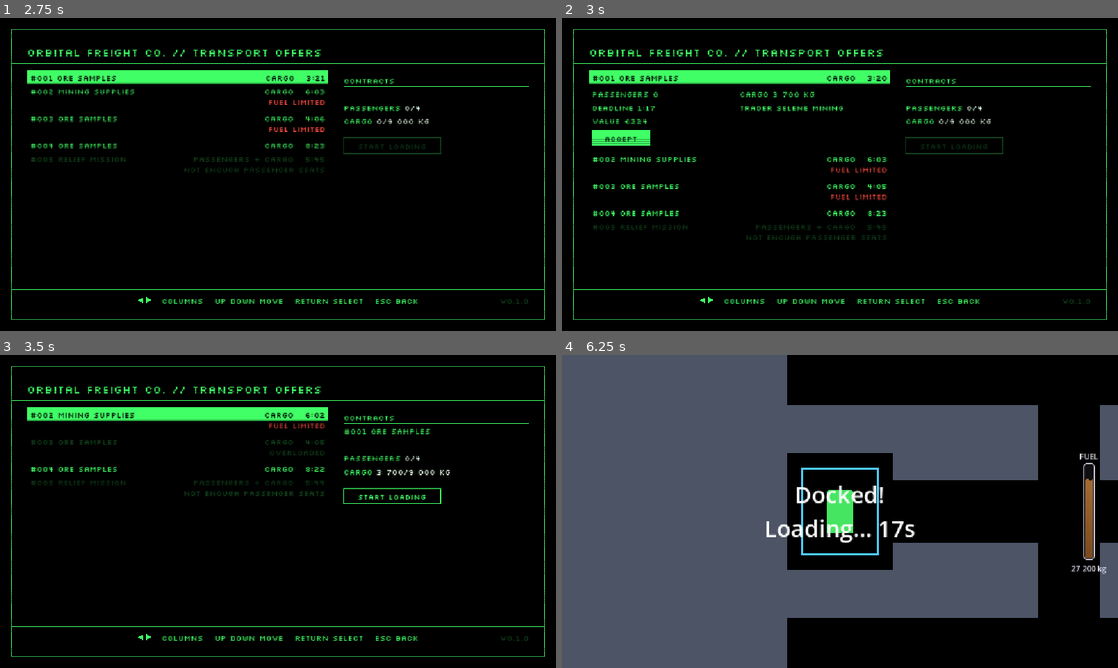
Above: before the commit, frames 1-4 (two rows, left to right).
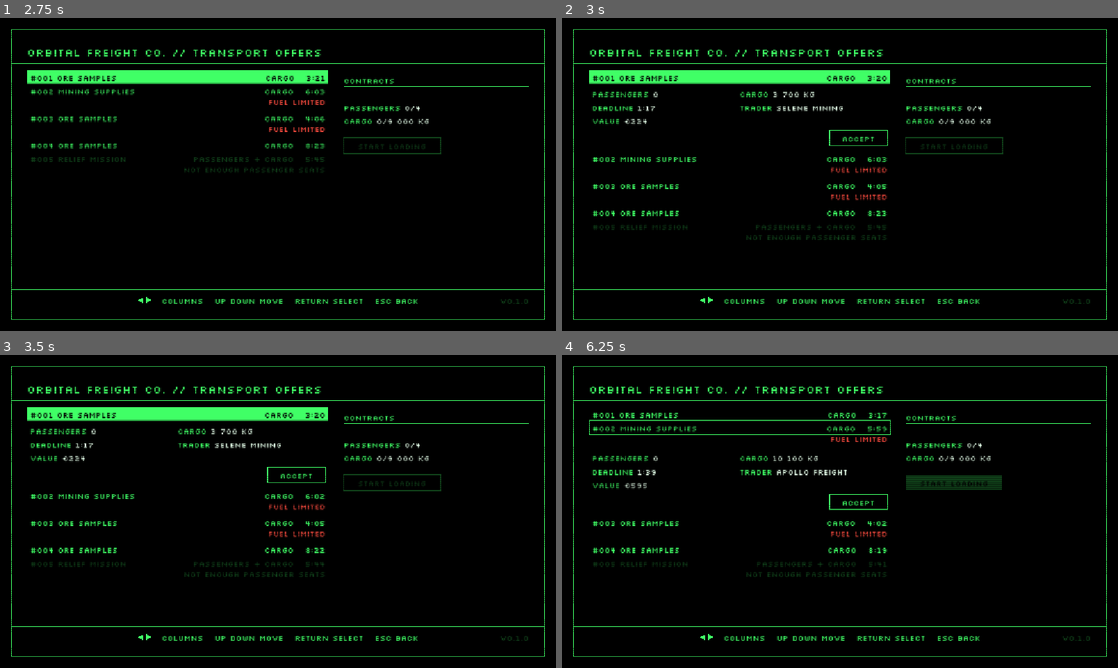
Above: after the commit, the same moments.

Repository: pkopczynski/lunar-lander
Game: Godot game, scene res://main.tscn
The game is run twice, just before and just after one commit, with the same random seed, the same clock (stepped at 60 frames per second) and the same inputs.
Inputs (mouse positions are in pixels of both pictures, inside the frame that each line leads up to):
- Up to frame 1 (2.75 s): tap Enter (ui_accept) at 0.5, 1.35, 1.52, 1.82 s; move the mouse to (400, 158) at 0.52 s; hold Right (ui_right) 0.53-1.28 s; hold Enter (ui_accept) 0.53-1.28 s; click (400, 158) at 0.67 s; move the mouse to (166, 190) at 1.27 s; hold Down (ui_down) 1.28-2.03 s; move the mouse to (333, 105) at 2.02 s; hold Right (ui_right) from 2.03 s (still down); hold Enter (ui_accept) from 2.03 s (still down)
- Up to frame 2 (3 s): tap R (restart) at 2.75 s; move the mouse to (812, 237) at 2.77 s; release Right (ui_right) at 2.78 s; release Enter (ui_accept) at 2.78 s; hold Up (ui_up) from 2.78 s (still down); tap Enter (ui_accept) at 2.85 s; click (812, 237) at 2.92 s
- Up to frame 3 (3.5 s): keep holding Up (ui_up); tap Enter (ui_accept) at 3.02, 3.32 s
- Up to frame 4 (6.25 s): move the mouse to (1006, 558) at 3.52 s; release Up (ui_up) at 3.53 s; hold Enter (ui_accept) 3.53-4.28 s; hold Left (ui_left) 3.53-5.03 s; tap Escape (ui_cancel) at 4.15 s; move the mouse to (673, 464) at 4.27 s; tap Enter (ui_accept) at 4.35, 4.52, 4.82, 5.85, 6.02 s; move the mouse to (867, 511) at 5.02 s; hold Down (ui_down) 5.03-5.78 s; hold Enter (ui_accept) 5.03-5.78 s; click (867, 511) at 5.17 s; move the mouse to (756, 433) at 5.77 s; hold Right (ui_right) from 5.78 s (still down)

Frame 1 is identical in both runs. In frame 2, 0.9% of the frame differs, in the area x 5-59%, y 23-41%; in frame 3, 4.3%; in frame 4, 65%, in the area x 0-100%, y 0-100%.

Commit message:
feat: open several Transport offers at once
One cursor walks each offer's row and the ACCEPT of each open offer that
fits. Return toggles a row, Escape closes the offer under the cursor, and
switching columns keeps offers open. The cursor-over-rows-and-buttons
logic lives in ExpandableList for reuse by the Bank account.

Co-Authored-By: Claude Opus 5.5 <noreply@anthropic.com>

Diff:
--- /dev/null
+++ b/expandable_list.gd
@@ -0,0 +1,67 @@
+class_name ExpandableList
+extends RefCounted
+# A Terminal list whose rows open to show details, several at once, and one cursor that
+# walks a flat list: each row, followed by its button when the row is open and has one.
+# Open rows and the cursor are kept by item, not index, so they stay with their item as
+# rows above come and go; items that leave the list drop out. The caller passes the
+# current items, and whether an open item's button can be selected.
+
+var expanded: Array = []
+# The row under the cursor, and whether the cursor is on that row's button instead.
+var row := 0
+var on_button := false
+var _item: Object
+
+
+# Follows the cursor's item and drops open items that left; call before reading or moving.
+func sync(items: Array, has_button: Callable) -> void:
+	expanded = expanded.filter(func(item: Object) -> bool: return item in items)
+	if _item in items:
+		row = items.find(_item)
+	row = clampi(row, 0, items.size() - 1)
+	_item = items[row] if not items.is_empty() else null
+	on_button = on_button and _has_open_button(_item, has_button)
+
+
+func selected() -> Object:
+	return _item
+
+
+func move(items: Array, step: int, has_button: Callable) -> void:
+	sync(items, has_button)
+	var stops: Array[Array] = []
+	for item: Object in items:
+		stops.append([item, false])
+		if _has_open_button(item, has_button):
+			stops.append([item, true])
+	if stops.is_empty():
+		return
+	var at := clampi(stops.find([_item, on_button]) + step, 0, stops.size() - 1)
+	_item = stops[at][0]
+	on_button = stops[at][1]
+	row = items.find(_item)
+
+
+# Return on a row opens or closes it; the cursor stays on the row.
+func toggle() -> void:
+	if _item == null:
+		return
+	if _item in expanded:
+		expanded.erase(_item)
+	else:
+		expanded.append(_item)
+	on_button = false
+
+
+# Escape on an open row or its button closes it and puts the cursor on the row. Returns
+# whether anything closed.
+func close_selected() -> bool:
+	if not _item in expanded:
+		return false
+	expanded.erase(_item)
+	on_button = false
+	return true
+
+
+func _has_open_button(item: Object, has_button: Callable) -> bool:
+	return item != null and item in expanded and has_button.call(item)
--- a/tests/scene_test.gd
+++ b/tests/scene_test.gd
@@ -123,12 +123,13 @@
 	check(office().screen == Office.Screen.TRANSPORT_OFFERS, "Return should open Transport offers")
 
 
+# Puts the cursor on the row itself, not its ACCEPT.
 func select_row(index: int) -> void:
 	while offers().selected_index < index:
 		await press(&"ui_down")
-	while offers().selected_index > index:
+	while offers().selected_index > index or offers().on_accept():
 		await press(&"ui_up")
-	check(offers().selected_index == index, "Down should reach row %d" % index)
+	check(offers().selected_index == index and not offers().on_accept(), "Up/Down should reach row %d" % index)
 
 
 func listed(prefix: String) -> bool:
@@ -152,12 +153,14 @@
 func open_details(offer: TransportOffer) -> void:
 	await select_row(economy().offers.find(offer))
 	await press(&"ui_accept")
-	check(offers().expanded_row() == economy().offers.find(offer), "Return should open offer #%03d's details" % offer.number)
-
-
-# Accepts the offer the way a player does: its details, ACCEPT, then Yes.
+	check(economy().offers.find(offer) in offers().expanded_rows(), "Return should open offer #%03d's details" % offer.number)
+
+
+# Accepts the offer the way a player does: its details, Down to its ACCEPT, Return, then Yes.
 func accept(offer: TransportOffer) -> void:
 	await open_details(offer)
+	await press(&"ui_down")
+	check(offers().on_accept(), "Down should reach offer #%03d's ACCEPT" % offer.number)
 	await press(&"ui_accept")
 	check(office().popup == Office.PopupKind.ACCEPT_OFFER, "ACCEPT on offer #%03d should ask ARE YOU SURE?" % offer.number)
 	await press(&"ui_accept")
--- a/tests/test_capacity.gd
+++ b/tests/test_capacity.gd
@@ -41,8 +41,10 @@
 	check(reason_for(too_heavy) == "OVERLOADED", "8 100 kg on a Sparrow should read OVERLOADED, got %s" % reason_for(too_heavy))
 	check(red_note_for(too_heavy) == "", "an overloaded offer gets no FUEL LIMITED note, got %s" % red_note_for(too_heavy))
 	await open_details(too_heavy)
+	await press(&"ui_down")
+	check(not offers().on_accept(), "Down should skip an overloaded offer's dimmed ACCEPT")
 	await press(&"ui_accept")
-	check(office().popup == Office.PopupKind.NONE, "ACCEPT on an overloaded offer should do nothing")
+	check(office().popup == Office.PopupKind.NONE, "nothing should accept an overloaded offer")
 
 
 func test_a_fitting_offer_that_would_limit_fuel_stays_lit_with_a_red_note_and_can_be_accepted() -> void:
--- a/tests/test_contracts.gd
+++ b/tests/test_contracts.gd
@@ -7,6 +7,7 @@
 	economy().put_offer(offer)
 	await open_transport_offers()
 	await open_details(offer)
+	await press(&"ui_down")
 	await press(&"ui_accept")
 	check(office().popup == Office.PopupKind.ACCEPT_OFFER, "ACCEPT should ask ARE YOU SURE?")
 	check(office().popup_text() == "ARE YOU SURE?", "the popup should ask ARE YOU SURE?, got %s" % office().popup_text())
@@ -15,7 +16,7 @@
 	check(office().popup == Office.PopupKind.NONE, "Yes should close the popup")
 	check(economy().contracts.size() == 1 and economy().contracts[0] == offer, "Yes should make the offer a Contract")
 	check(not listed("#%03d " % offer.number), "the Contract should leave the offer list, lists %s" % offers().rows())
-	check(offers().details().is_empty(), "the details should close")
+	check(offers().expanded_rows().is_empty(), "the details should close")
 	check("#%03d TEST RUN" % offer.number in offers().contract_lines(),
 		"the Contracts column should list it, lists %s" % offers().contract_lines())
 	check(offers().rows().size() == 5, "nothing should take the Contract's place, lists %s" % offers().rows())
@@ -38,11 +39,12 @@
 	economy().put_offer(offer)
 	await open_transport_offers()
 	await open_details(offer)
+	await press(&"ui_down")
 	await press(&"ui_accept")
 	check(office().popup == Office.PopupKind.ACCEPT_OFFER, "ACCEPT should ask ARE YOU SURE?")
 	await seconds(1.0)
 	check(office().popup == Office.PopupKind.NONE, "the offer expiring should close ARE YOU SURE?")
-	check(offers().details().is_empty(), "the offer expiring should close its details")
+	check(offers().expanded_rows().is_empty(), "the offer expiring should close its details")
 	check(offers().notice() == "OFFER EXPIRED", "OFFER EXPIRED should show, got %s" % offers().notice())
 	await press(&"ui_accept")
 	check(economy().contracts.is_empty(), "nothing should be accepted, got %d Contracts" % economy().contracts.size())
@@ -50,14 +52,18 @@
 	check(offers().notice() == "", "OFFER EXPIRED should only show briefly, got %s" % offers().notice())
 
 
-func test_an_offer_that_expires_with_its_details_open_closes_them_and_shows_offer_expired() -> void:
+func test_an_open_offer_that_expires_just_closes_and_leaves_the_others_open() -> void:
 	var offer := known_offer(1, 0.0, 1.0)
-	economy().put_offer(offer)
+	var other := known_offer(1, 0.0)
+	for each in [offer, other]:
+		economy().put_offer(each)
 	await open_transport_offers()
 	await open_details(offer)
+	await open_details(other)
 	await seconds(1.0)
-	check(offers().details().is_empty(), "the offer expiring should close its details")
-	check(offers().notice() == "OFFER EXPIRED", "OFFER EXPIRED should show, got %s" % offers().notice())
+	check(not listed("#%03d " % offer.number), "the offer should have expired")
+	check(offers().expanded_rows() == [economy().offers.find(other)], "only the other offer should stay open, open %s" % [offers().expanded_rows()])
+	check(offers().notice() == "", "OFFER EXPIRED should show only for an open ARE YOU SURE?, got %s" % offers().notice())
 
 
 func test_confirming_an_offer_that_is_already_gone_accepts_nothing() -> void:
@@ -65,6 +71,7 @@
 	economy().put_offer(offer)
 	await open_transport_offers()
 	await open_details(offer)
+	await press(&"ui_down")
 	await press(&"ui_accept")
 	# Gone from the pool without the screen hearing of it yet.
 	economy().offers.erase(offer)
@@ -87,9 +94,8 @@
 	check(reason_for(too_heavy) == "OVERLOADED", "3 500 kg on 3 000 kg left should read OVERLOADED, got %s" % reason_for(too_heavy))
 	check(reason_for(fits) == "", "what's left should still take 1 passenger and 3 000 kg, got %s" % reason_for(fits))
 	await open_details(too_many)
-	await press(&"ui_accept")
-	check(office().popup == Office.PopupKind.NONE, "ACCEPT on an offer that doesn't fit should do nothing")
-	await press(&"ui_cancel")
+	await press(&"ui_down")
+	check(not offers().on_accept(), "Down should skip the dimmed ACCEPT of an offer that doesn't fit")
 	await accept(fits)
 	check(economy().contracts.size() == 2, "the ship should take both offers, has %d Contracts" % economy().contracts.size())
 
--- a/tests/test_transport_offers.gd
+++ b/tests/test_transport_offers.gd
@@ -52,24 +52,103 @@
 	check(offers().rows().size() == 7, "a new offer should arrive within 90 s once one goes, lists %s" % offers().rows())
 
 
-func test_return_expands_one_offers_details_at_a_time_and_escape_collapses_them() -> void:
+func test_return_opens_and_closes_an_offers_details_and_leaves_the_cursor_on_its_row() -> void:
 	economy().put_offer(known_offer(3, 1200.0))
 	await open_transport_offers()
 	await select_row(5)
-	check(offers().details().is_empty(), "no details should show before Return")
-	await press(&"ui_accept")
-	var details := offers().details()
+	check(offers().details(5).is_empty(), "no details should show before Return")
+	await press(&"ui_accept")
+	var details := offers().details(5)
 	for expected: String in ["PASSENGERS 3", "CARGO 1 200 KG", "DEADLINE 1:30", "TRADER TEST TRADER", "VALUE €420", "ACCEPT"]:
 		check(expected in details, "the details should show %s, show %s" % [expected, details])
-	check(offers().expanded_row() == 5, "the details should open under the selected row, got %d" % offers().expanded_row())
+	check(offers().expanded_rows() == [5], "the details should open under the selected row, open %s" % [offers().expanded_rows()])
+	check(offers().selected_index == 5 and not offers().on_accept(), "opening should leave the cursor on the row")
+	await press(&"ui_accept")
+	check(offers().expanded_rows().is_empty(), "Return on an open row should close it, open %s" % [offers().expanded_rows()])
+	check(offers().selected_index == 5, "closing should leave the cursor on the row, got %d" % offers().selected_index)
+
+
+func test_several_offers_can_be_open_at_once() -> void:
+	await open_transport_offers()
+	await select_row(1)
+	await press(&"ui_accept")
+	await select_row(3)
+	await press(&"ui_accept")
+	check(offers().expanded_rows() == [1, 3], "both offers should be open, open %s" % [offers().expanded_rows()])
+	check(not offers().details(1).is_empty() and not offers().details(3).is_empty(), "each open offer should show its details")
+	await press(&"ui_accept")
+	check(offers().expanded_rows() == [1], "closing one should leave the other open, open %s" % [offers().expanded_rows()])
+
+
+func test_escape_closes_only_the_offer_under_the_cursor_and_then_returns_to_the_main_screen() -> void:
+	var first := known_offer(1, 0.0)
+	var second := known_offer(1, 0.0)
+	for offer in [first, second]:
+		economy().put_offer(offer)
+	await open_transport_offers()
+	await open_details(first)
+	await open_details(second)
+	await select_row(5)
+	await press(&"ui_down")
+	check(offers().on_accept(), "Down from an open row should reach its ACCEPT")
+	await press(&"ui_cancel")
+	check(offers().expanded_rows() == [6], "Escape on an ACCEPT should close only its offer, open %s" % [offers().expanded_rows()])
+	check(offers().selected_index == 5 and not offers().on_accept(), "Escape should put the cursor on the closed offer's row")
+	check(office().screen == Office.Screen.TRANSPORT_OFFERS, "closing an offer should stay on Transport offers")
+	await select_row(6)
+	await press(&"ui_cancel")
+	check(offers().expanded_rows().is_empty(), "Escape on an open row should close it, open %s" % [offers().expanded_rows()])
+	check(office().screen == Office.Screen.TRANSPORT_OFFERS, "closing an offer should stay on Transport offers")
+	await press(&"ui_cancel")
+	check(office().screen == Office.Screen.MAIN, "Escape with no open offer under the cursor should return to the main screen")
+
+
+func test_up_and_down_visit_the_accept_of_each_open_offer_that_fits_and_skip_a_dimmed_one() -> void:
+	var fits := known_offer(1, 0.0)
+	var too_many := known_offer(5, 0.0)
+	for offer in [fits, too_many]:
+		economy().put_offer(offer)
+	await open_transport_offers()
+	for offer in [fits, too_many]:
+		await open_details(offer)
+	await select_row(5)
+	var visited: Array = []
+	for i in 3:
+		await press(&"ui_down")
+		visited.append([offers().selected_index, offers().on_accept()])
+	check(visited == [[5, true], [6, false], [6, false]],
+		"Down should visit row 5's ACCEPT, then row 6, skipping its dimmed ACCEPT, visited %s" % [visited])
 	await press(&"ui_up")
-	await press(&"ui_accept")
-	check(offers().expanded_row() == 4, "Return on another row should open its details instead, got %d" % offers().expanded_row())
-	await press(&"ui_cancel")
-	check(offers().details().is_empty(), "Escape should close the details")
-	check(office().screen == Office.Screen.TRANSPORT_OFFERS, "closing the details should stay on Transport offers")
-	await press(&"ui_cancel")
-	check(office().screen == Office.Screen.MAIN, "Escape with no details open should return to the main screen")
+	check(offers().selected_index == 5 and offers().on_accept(), "Up should come back to row 5's ACCEPT")
+
+
+func test_accept_on_one_of_two_open_offers_accepts_only_that_offer() -> void:
+	var first := known_offer(1, 0.0)
+	var second := known_offer(2, 0.0)
+	for offer in [first, second]:
+		economy().put_offer(offer)
+	await open_transport_offers()
+	await open_details(first)
+	await open_details(second)
+	await press(&"ui_down")
+	check(offers().on_accept() and offers().selected_index == 6, "Down should reach the second offer's ACCEPT")
+	await press(&"ui_accept")
+	check(office().popup == Office.PopupKind.ACCEPT_OFFER, "ACCEPT should ask ARE YOU SURE?")
+	await press(&"ui_accept")
+	check(economy().contracts.size() == 1 and economy().contracts[0] == second, "only the second offer should be accepted, got %d Contracts" % economy().contracts.size())
+	check(first in economy().offers, "the first offer should stay listed")
+	check(offers().expanded_rows() == [economy().offers.find(first)], "the first offer should stay open, open %s" % [offers().expanded_rows()])
+
+
+func test_switching_columns_keeps_offers_open() -> void:
+	await open_transport_offers()
+	await select_row(2)
+	await press(&"ui_accept")
+	await press(&"ui_right")
+	check(offers().expanded_rows() == [2], "moving to the Contracts should keep the offer open, open %s" % [offers().expanded_rows()])
+	await press(&"ui_left")
+	check(offers().expanded_rows() == [2], "moving back should keep the offer open, open %s" % [offers().expanded_rows()])
+	check(offers().selected_index == 2, "the cursor should stay on its row, got %d" % offers().selected_index)
 
 
 func test_up_and_down_move_between_the_rows_and_stop_at_both_ends() -> void:
@@ -133,7 +212,7 @@
 	check(offers().rows().is_empty(), "every offer should have expired, lists %s" % offers().rows())
 	await press(&"ui_down")
 	await press(&"ui_accept")
-	check(offers().details().is_empty(), "Return on an empty list should open nothing")
+	check(offers().expanded_rows().is_empty(), "Return on an empty list should open nothing")
 	check(office().screen == Office.Screen.TRANSPORT_OFFERS, "the screen should stay on Transport offers")
 
 
--- a/transport_offers_screen.gd
+++ b/transport_offers_screen.gd
@@ -32,10 +32,15 @@
 var office: Office
 var economy: Economy
 var focus := Column.OFFERS
-var selected_index := 0
-# The offer whose details are open under its row, if any. Kept by offer, not row, so it
-# stays with its offer while others above it expire.
-var expanded: TransportOffer
+# The open offers and the cursor over their rows and ACCEPT buttons.
+var list := ExpandableList.new()
+# The row under the cursor.
+var selected_index: int:
+	get:
+		sync()
+		return list.row
+# The offer whose ARE YOU SURE? is showing, if any.
+var accepting: TransportOffer
 var notice_text := ""
 var notice_left := 0.0
 
@@ -50,14 +55,14 @@
 	notice_left = maxf(notice_left - delta, 0.0)
 
 
-# An offer expiring while its details or its ARE YOU SURE? are open closes them and says so.
+# An open offer that expires just closes; one whose ARE YOU SURE? is showing closes that too
+# and says so.
 func on_offer_expired(offer: TransportOffer) -> void:
-	if offer != expanded:
-		return
-	expanded = null
-	if office.popup == Office.PopupKind.ACCEPT_OFFER:
+	sync()
+	if offer == accepting and office.popup == Office.PopupKind.ACCEPT_OFFER:
 		office.popup = Office.PopupKind.NONE
-	show_notice(OFFER_EXPIRED_TEXT)
+		accepting = null
+		show_notice(OFFER_EXPIRED_TEXT)
 
 
 func show_notice(text: String) -> void:
@@ -65,12 +70,11 @@
 	notice_left = NOTICE_TIME
 
 
-# Returns whether it used the event; Escape with no details open is left to the Office.
+# Returns whether it used the event; Escape with no open offer under the cursor is left to
+# the Office.
 func handle_input(event: InputEvent) -> bool:
-	follow_expanded()
+	sync()
 	if event.is_action_pressed("ui_right"):
-		# Only one thing is open at a time: leaving the list closes the details.
-		expanded = null
 		focus = Column.CONTRACTS
 	elif event.is_action_pressed("ui_left"):
 		focus = Column.OFFERS
@@ -81,42 +85,35 @@
 		return event.is_action_pressed("ui_accept") or event.is_action_pressed("ui_up") \
 			or event.is_action_pressed("ui_down")
 	elif event.is_action_pressed("ui_up"):
-		move(-1)
+		list.move(economy.offers, -1, fits)
 	elif event.is_action_pressed("ui_down"):
-		move(1)
+		list.move(economy.offers, 1, fits)
 	elif event.is_action_pressed("ui_accept"):
-		if expanded == null:
-			if not economy.offers.is_empty():
-				expanded = economy.offers[selected_index]
-		elif economy.misfit_reason(expanded) == "":
+		if list.on_button:
+			accepting = list.selected()
 			office.show_popup(Office.PopupKind.ACCEPT_OFFER, Office.Choice.YES)
-	elif event.is_action_pressed("ui_cancel") and expanded != null:
-		expanded = null
-	else:
+		else:
+			list.toggle()
+	elif not (event.is_action_pressed("ui_cancel") and list.close_selected()):
 		return false
 	return true
 
 
 # Yes on ARE YOU SURE?: the Economy checks again that the offer is still there and still fits.
 func confirm_accept() -> void:
-	if not economy.accept(expanded) and not expanded in economy.offers:
+	if not economy.accept(accepting) and not accepting in economy.offers:
 		show_notice(OFFER_EXPIRED_TEXT)
-	expanded = null
-
-
-# Moving to another row closes the open details: only one offer's are open at a time.
-func move(step: int) -> void:
-	expanded = null
-	selected_index = clampi(selected_index + step, 0, economy.offers.size() - 1)
-
-
-# Keeps the selection on the expanded offer, and in range, as offers come and go.
-func follow_expanded() -> void:
-	if expanded != null and not expanded in economy.offers:
-		expanded = null
-	if expanded != null:
-		selected_index = economy.offers.find(expanded)
-	selected_index = clampi(selected_index, 0, economy.offers.size() - 1)
+	accepting = null
+
+
+# Keeps the open offers and the cursor with their offers, and in range, as offers come and go.
+func sync() -> void:
+	list.sync(economy.offers, fits)
+
+
+# An offer's ACCEPT can be selected only when the offer fits.
+func fits(offer: TransportOffer) -> bool:
+	return economy.misfit_reason(offer) == ""
 
 
 # Observable state
@@ -126,19 +123,28 @@
 	return notice_text if notice_left > 0.0 else ""
 
 
-# The row whose details are open, or -1.
-func expanded_row() -> int:
-	follow_expanded()
-	return economy.offers.find(expanded) if expanded != null else -1
-
-
-# The open details' text, ending with the ACCEPT button; empty when none are open.
-func details() -> PackedStringArray:
-	follow_expanded()
-	var lines := PackedStringArray()
-	if expanded == null:
+# The rows whose details are open, top to bottom.
+func expanded_rows() -> Array:
+	sync()
+	var open := []
+	for i in economy.offers.size():
+		if economy.offers[i] in list.expanded:
+			open.append(i)
+	return open
+
+
+# Whether the cursor is on an ACCEPT rather than a row.
+func on_accept() -> bool:
+	sync()
+	return list.on_button
+
+
+# The row's details, ending with the ACCEPT button; empty when the row isn't open.
+func details(row: int) -> PackedStringArray:
+	var lines := PackedStringArray()
+	if not row in expanded_rows():
 		return lines
-	for detail: Array in detail_pairs(expanded):
+	for detail: Array in detail_pairs(economy.offers[row]):
 		lines.append("%s %s" % detail)
 	lines.append(ACCEPT_TEXT)
 	return lines
@@ -246,19 +252,20 @@
 # Drawing
 
 func draw(area: Rect2) -> void:
-	follow_expanded()
-	var list := Rect2(area.position, Vector2(area.size.x * LIST_SHARE, area.size.y))
-	var y := list.position.y
+	sync()
+	var column := Rect2(area.position, Vector2(area.size.x * LIST_SHARE, area.size.y))
+	var y := column.position.y
 	for i in economy.offers.size():
 		var offer := economy.offers[i]
-		var row := Rect2(list.position.x, y, list.size.x, ROW_HEIGHT)
+		var row := Rect2(column.position.x, y, column.size.x, ROW_HEIGHT)
 		# With focus on the Contracts, the list's row is outlined instead of inverted.
-		var selected := i == selected_index and focus == Column.OFFERS
+		var under_cursor := i == list.row and not list.on_button
+		var selected := under_cursor and focus == Column.OFFERS
 		var reason := economy.misfit_reason(offer).to_upper()
 		var lit := Office.GREEN if reason == "" else Office.DIM_GREEN
 		if selected:
 			office.terminal.draw_rect(row, lit)
-		elif i == selected_index:
+		elif under_cursor:
 			office.terminal.draw_rect(row, lit, false, Office.LINE_WIDTH)
 		var color := Office.BLACK if selected else lit
 		var baseline := Vector2(row.position.x + ROW_PADDING, row.get_center().y + Office.TEXT_SIZE / 2.0)
@@ -277,11 +284,12 @@
 			office.draw_text(note, Vector2(baseline.x, y + Office.TEXT_SIZE), Office.TEXT_SIZE, width,
 				HORIZONTAL_ALIGNMENT_RIGHT, Office.RED)
 			y += ROW_HEIGHT
-		if offer == expanded:
-			y = draw_details(offer, Vector2(baseline.x, y), width, reason == "")
+		if offer in list.expanded:
+			var accept_selected := i == list.row and list.on_button and focus == Column.OFFERS
+			y = draw_details(offer, Vector2(baseline.x, y), width, reason == "", accept_selected)
 	if notice() != "":
-		draw_notice(Vector2(list.position.x, list.end.y))
-	var right_x := list.end.x + COLUMN_GAP
+		draw_notice(Vector2(column.position.x, column.end.y))
+	var right_x := column.end.x + COLUMN_GAP
 	draw_contracts(Rect2(right_x, area.position.y, area.end.x - right_x, area.size.y))
 
 
@@ -324,9 +332,10 @@
 		Office.TEXT_SIZE, button.size.x, HORIZONTAL_ALIGNMENT_CENTER, Office.BLACK if focused else lit)
 
 
-# Draws the details in two columns under the row, then ACCEPT (dimmed when the offer doesn't
-# fit); returns the y below them.
-func draw_details(offer: TransportOffer, top_left: Vector2, width: float, fits: bool) -> float:
+# Draws the details in two columns under the row, labels green and values white, then ACCEPT
+# at their bottom right (inverted when selected, dimmed when the offer doesn't fit); returns
+# the y below them.
+func draw_details(offer: TransportOffer, top_left: Vector2, width: float, fits: bool, selected: bool) -> float:
 	var y := top_left.y
 	var pairs := detail_pairs(offer)
 	var column_width := width / DETAIL_COLUMNS
@@ -334,12 +343,17 @@
 		var x := top_left.x + (i % DETAIL_COLUMNS) * column_width
 		if i % DETAIL_COLUMNS == 0:
 			y += ROW_HEIGHT
-		office.draw_text("%s %s" % pairs[i], Vector2(x, y), Office.TEXT_SIZE, column_width)
-	var button := Rect2(Vector2(top_left.x, y + ROW_PADDING * 2.0), ACCEPT_SIZE)
-	if fits:
-		office.terminal.draw_rect(button, Office.GREEN)
+		var label: String = pairs[i][0] + " "
+		office.draw_text(label, Vector2(x, y), Office.TEXT_SIZE, column_width)
+		var label_width := office.text_width(label, Office.TEXT_SIZE)
+		office.draw_text(pairs[i][1], Vector2(x + label_width, y), Office.TEXT_SIZE, column_width - label_width,
+			HORIZONTAL_ALIGNMENT_LEFT, Office.WHITE)
+	var button := Rect2(Vector2(top_left.x + width - ACCEPT_SIZE.x, y + ROW_PADDING * 2.0), ACCEPT_SIZE)
+	var lit := Office.GREEN if fits else Office.DIM_GREEN
+	if selected:
+		office.terminal.draw_rect(button, lit)
 	else:
-		office.terminal.draw_rect(button, Office.DIM_GREEN, false, Office.LINE_WIDTH)
+		office.terminal.draw_rect(button, lit, false, Office.LINE_WIDTH)
 	office.draw_text(ACCEPT_TEXT, Vector2(button.position.x, button.get_center().y + Office.TEXT_SIZE / 2.0),
-		Office.TEXT_SIZE, button.size.x, HORIZONTAL_ALIGNMENT_CENTER, Office.BLACK if fits else Office.DIM_GREEN)
+		Office.TEXT_SIZE, button.size.x, HORIZONTAL_ALIGNMENT_CENTER, Office.BLACK if selected else lit)
 	return button.end.y + ROW_PADDING * 2.0
Not shown, added: expandable_list.gd.uid
